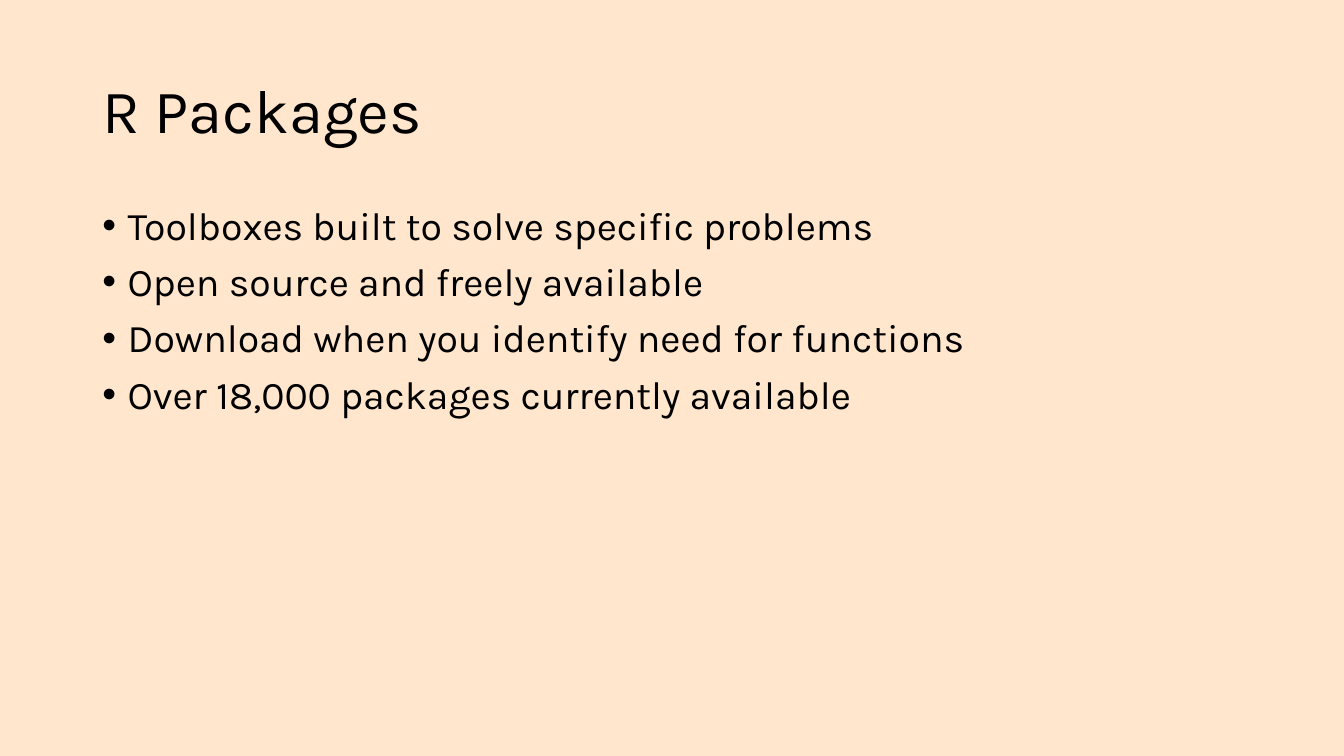
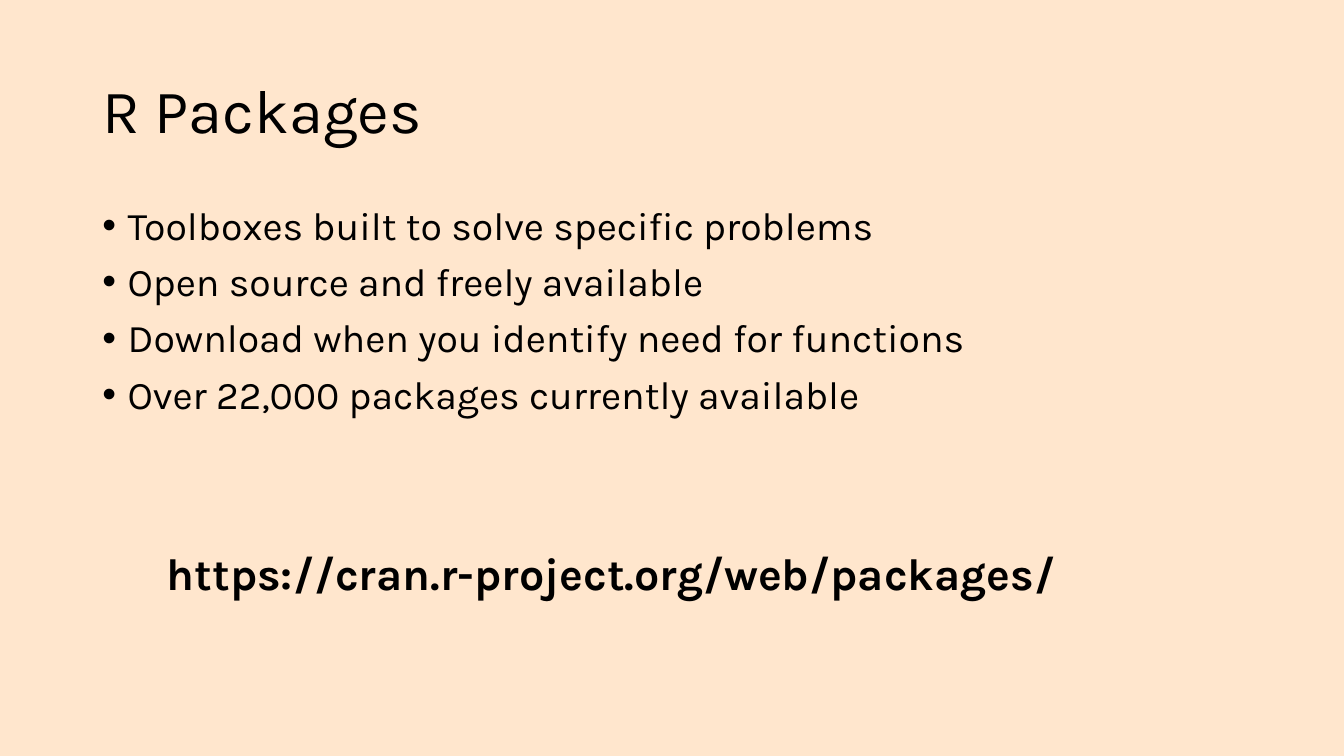
Before and after one commit to rstats-bootcamp/RStatsBootcamp-2025, a slide deck: slide 9 of .slides/topics/03_functions.pptx. Drawn at 1344x756 pixels with LibreOffice and Linux fonts; fonts in the diff are those of the drawing. Boxes give left, top, right and bottom in pixels: in the first picture for what was removed or moved away, otherwise in the second. Text is boxed around its words. In the diff, an @@ line names an element or a change of style, - is before the commit and + after.

```diff
--- a/.slides/topics/03_functions.pptx
+++ b/.slides/topics/03_functions.pptx
@@ text at [128, 382, 859, 419]: text changed @@
-• Over 18,000 packages currently available
+• Over 22,000 packages currently available
@@ text added at [167, 556, 1055, 601], 32 pt, text #000000, bold @@
+https://cran.r-project.org/web/packages/
```
Also in this commit, not shown: 6 other slides changed, 1 slide added, 4 other files.
